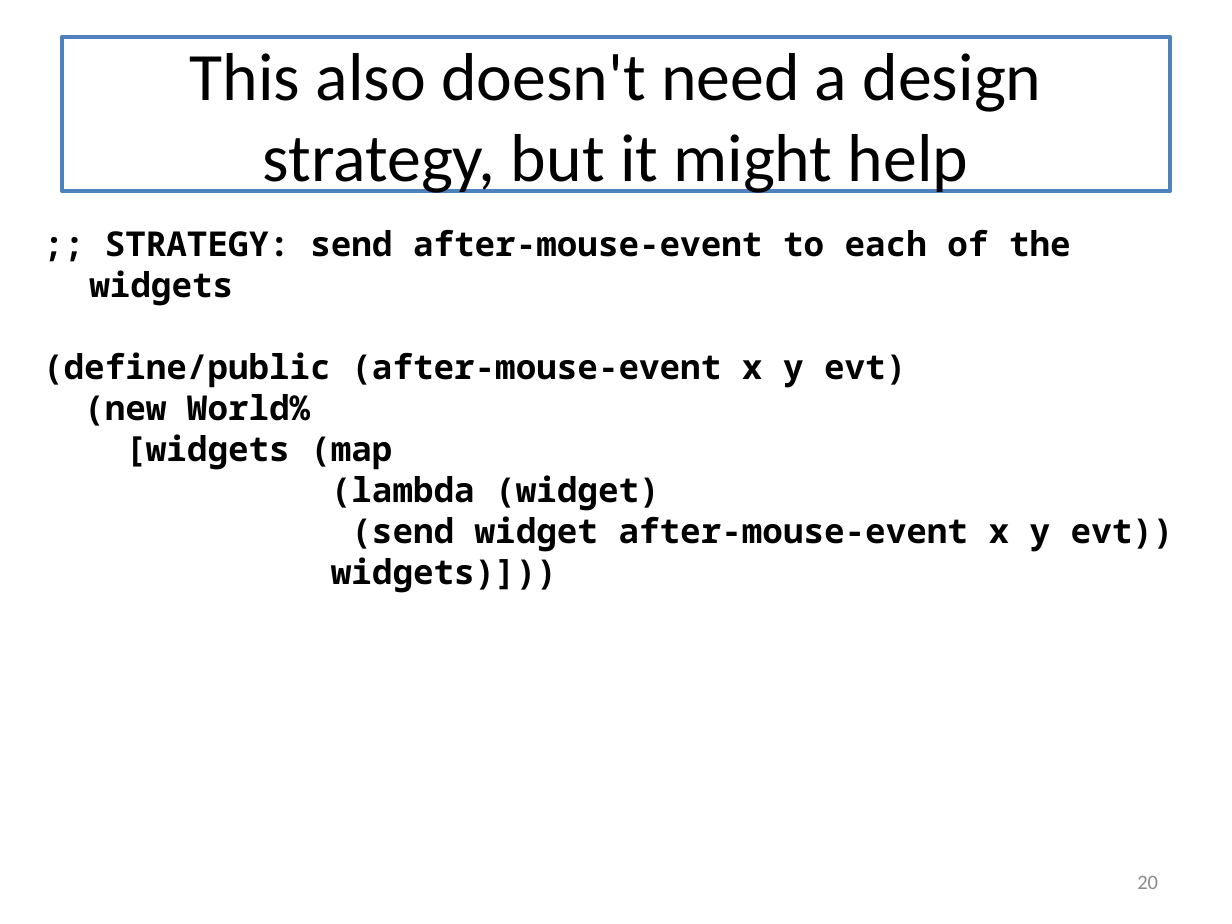
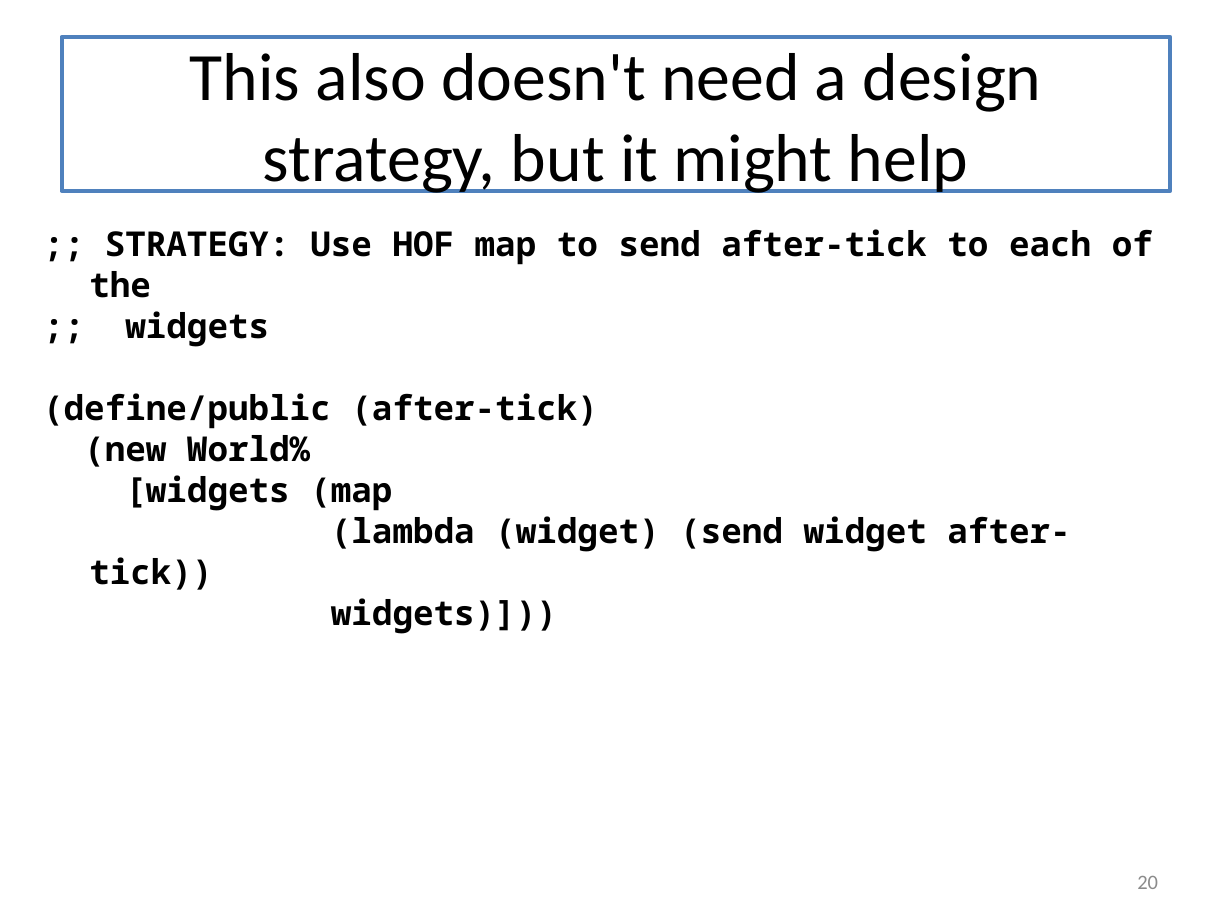
Before and after one commit to mwand/cs5010f16, a slide deck: slide 20 of Slides/Lesson 9.5 The Design Recipe Using Classes.pptx. Drawn at 1232x924 pixels with LibreOffice and Linux fonts; fonts in the diff are those of the drawing. Boxes give left, top, right and bottom in pixels: in the first picture for what was removed or moved away, otherwise in the second. Text is boxed around its words. In the diff, an @@ line names an element or a change of style, - is before the commit and + after.

```diff
--- a/Slides/Lesson 9.5 The Design Recipe Using Classes.pptx
+++ b/Slides/Lesson 9.5 The Design Recipe Using Classes.pptx
@@ text at (43, 229, 1153, 429): text changed @@
-;; STRATEGY: send after-mouse-event to each of the widgets
-(define/public (after-mouse-event x y evt)
+;; STRATEGY: Use HOF map to send after-tick to each of the
+;; widgets
+(define/public (after-tick)
@@ text at (89, 516, 1070, 590): text changed @@
-(lambda (widget)
-(send widget after-mouse-event x y evt))
+(lambda (widget) (send widget after-tick))
```
Also in this commit, not shown: 6 other slides changed, 7 other files.
